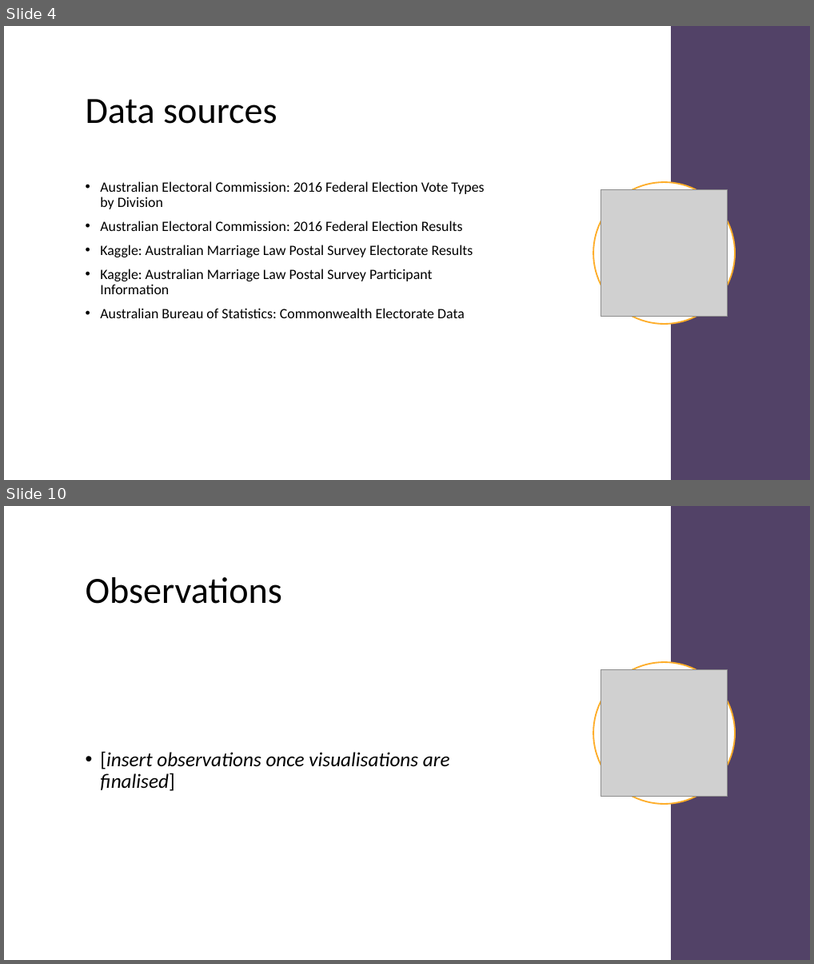
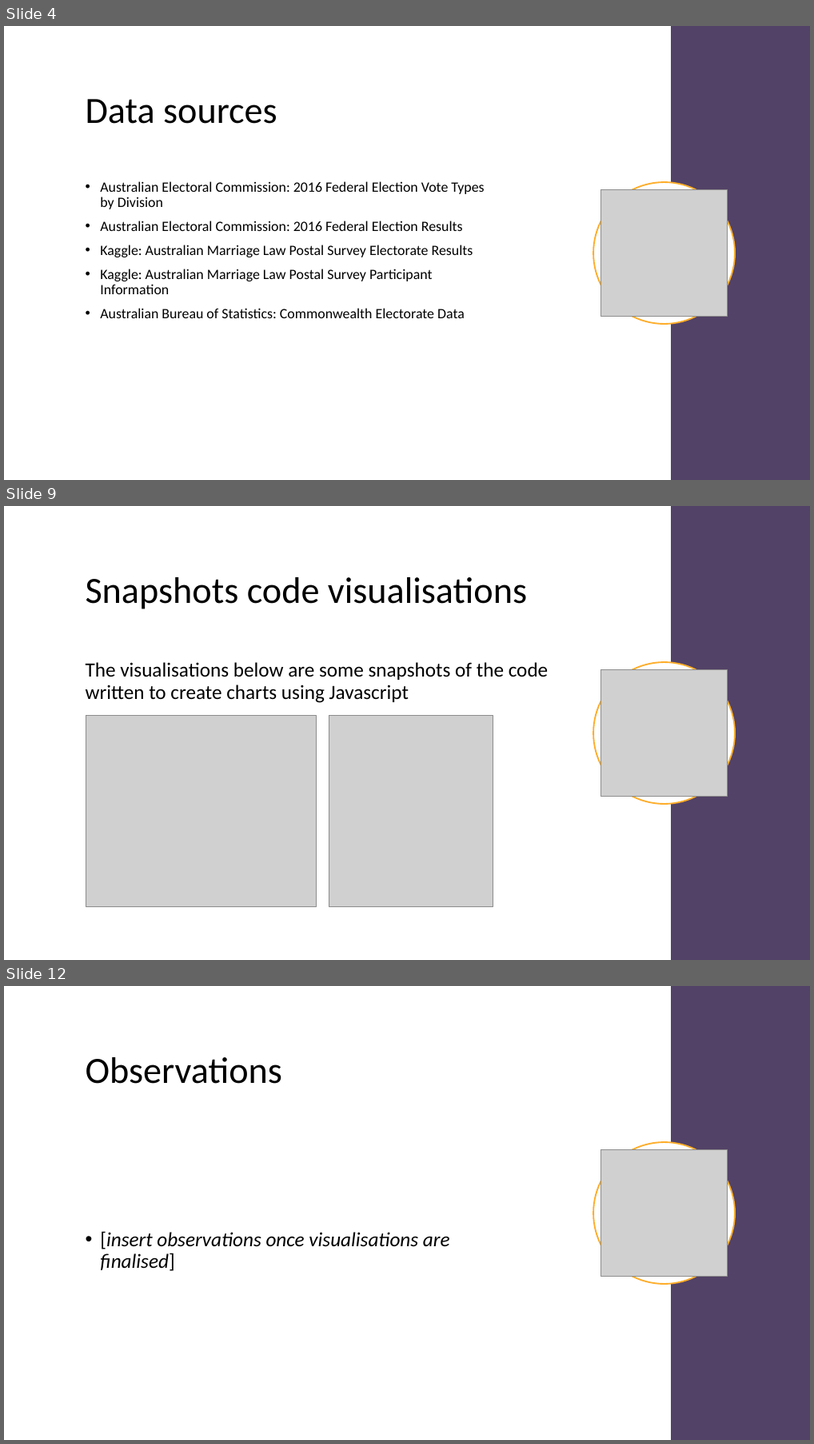
Before and after one commit to dan1ellec/Project-2, a slide deck: Australian Marriage Law Postal Survey 2017.pptx. Shown one above the other, each under a label of ours: slides 4 and 10 before the commit, slides 4, 9 and 12 after it; the slides between them are not shown. The pictures are 814x964 and 814x1444 pixels, drawn with LibreOffice and Linux fonts; fonts in the diff are those of the drawing; grey boxes stand for pictures. Boxes give left, top, right and bottom in pixels: in the first picture for what was removed or moved away, otherwise in the second. Text is boxed around its words. In the diff, an @@ line names an element or a change of style, - is before the commit and + after.

```diff
--- a/Australian Marriage Law Postal Survey 2017.pptx
+++ b/Australian Marriage Law Postal Survey 2017.pptx
@@ slide 9 added at (x1=4, y1=506, x2=810, y2=960), background #FFFFFF @@
@@ rectangle added at (x1=671, y1=506, x2=810, y2=960), fill #524267 @@
@@ title added at (x1=86, y1=577, x2=527, y2=609), 44 pt, text #000000 @@
+Snapshots code visualisations
@@ text added at (x1=86, y1=662, x2=548, y2=703), 24 pt, text #000000 @@
+The visualisations below are some snapshots of the code written to create charts using Javascript
@@ ellipse added at (x1=594, y1=662, x2=735, y2=804), fill #FFFFFF, outline #FEAD2A 1.75 pt @@
@@ picture added at (x1=602, y1=670, x2=728, y2=796) @@
@@ picture added at (x1=86, y1=716, x2=317, y2=907) @@
@@ picture added at (x1=330, y1=716, x2=494, y2=907) @@
@@ what was slide 10 is now slide 12 @@
```
Also in this commit, not shown: 7 slides changed, 1 other slide added.
